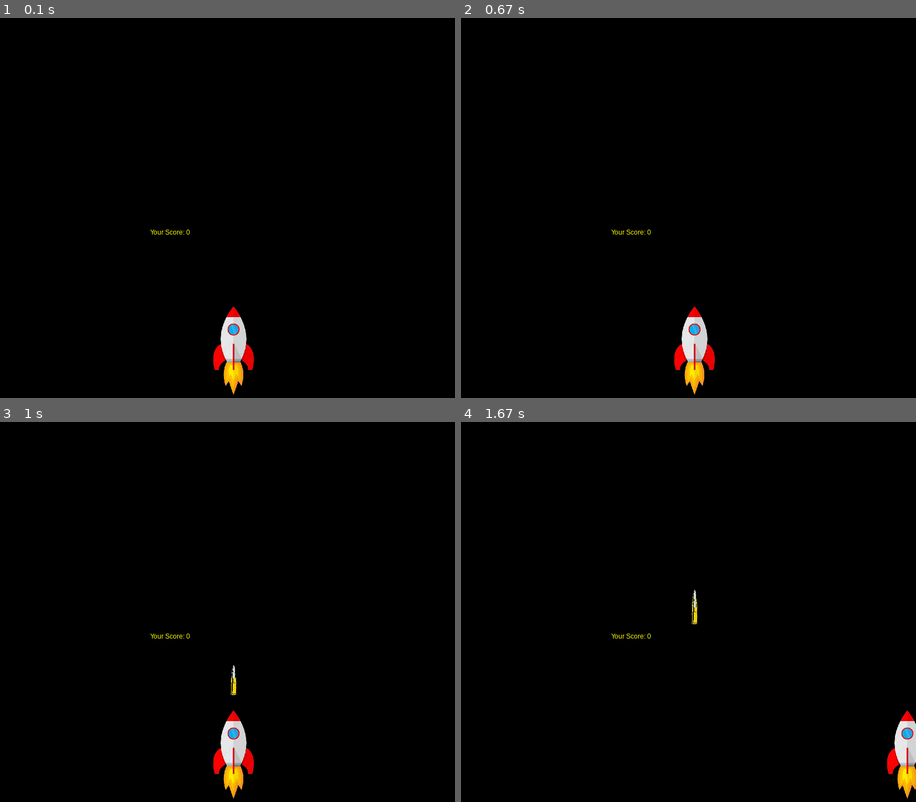
Above: before the commit, frames 1-4 (two rows, left to right).
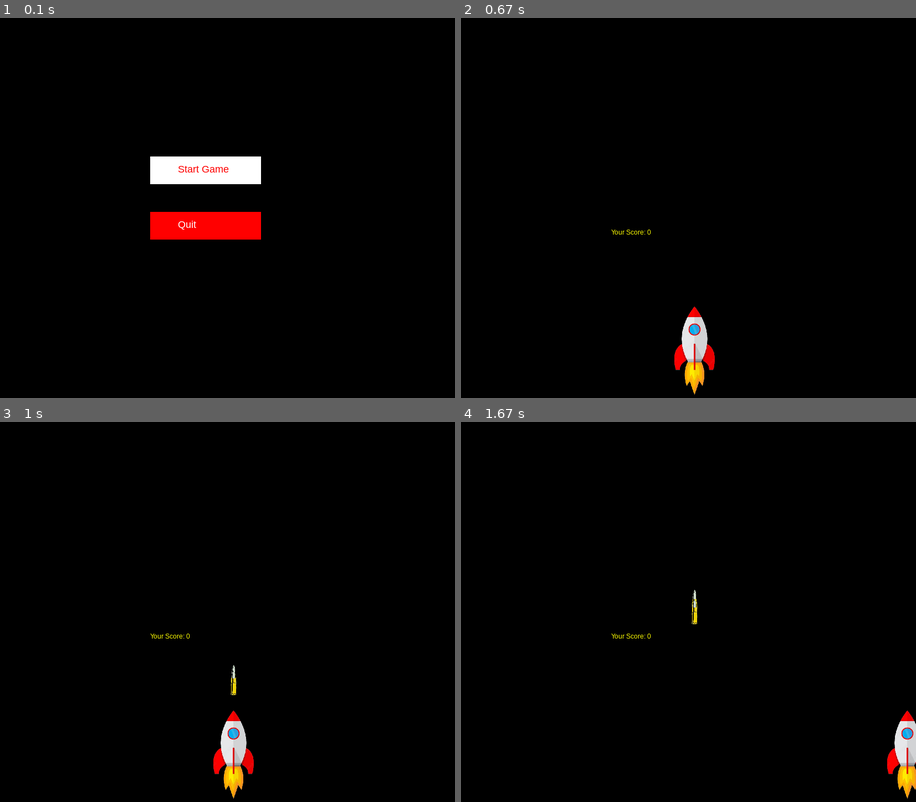
Above: after the commit, the same moments.

Repository: developeracharya/MATH_INVADORS_GAME
Game: pygame game, started from main.py
Same seed, same stepped clock (60 frames per second), same inputs: the game is played once before the commit and once after it.
Inputs (mouse positions are in pixels of both pictures, inside the frame that each line leads up to):
- Up to frame 1 (0.1 s): no input
- Up to frame 2 (0.67 s): click (665, 238) at 0.38 s, where only the run after the commit has a clickable "Start Game"
- Up to frame 3 (1 s): tap Space at 0.67 s
- Up to frame 4 (1.67 s): hold Right 1-1.47 s; tap Space at 1.07, 1.37, 1.57 s; hold Right from 1.5 s (still down)

The runs differ from the first frame. In frame 1, 4.7% of the frame differs, in the area x 33-58%, y 36-100%; in frame 2, nothing differs; in frame 3, nothing differs; in frame 4, nothing differs.

Commit message:
added button component and its functionality

Diff:
--- a/Bullet.py
+++ b/Bullet.py
@@ -29,7 +29,7 @@
             if Invador.alive_invadors:
                colloided_invador = bullet.collision_detector(Invador.alive_invadors)
                if bullet.collision:
-                    cls.BULLETS.remove(bullet)
+                    cls.BULLETS = []
                if colloided_invador:
                     bullet.move_bullet()
                     return colloided_invador
--- /dev/null
+++ b/Button.py
@@ -0,0 +1,31 @@
+import pygame
+from Invador import Invador
+
+class Button(Invador):
+    buttons_list = []
+    def __init__(self, index : any, screen: object, BUTTON_TEXT : str, BUTTON_WIDTH: int, BUTTON_HEIGHT : int, BUTTON_LOCATION : tuple, BUTTON_COLOR : str or tuple, TXT_COLOR : str or tuple):
+        '''Button(screen)'''
+        self.screen = screen
+        self.id = index
+        self.BUTTON_WIDTH = BUTTON_WIDTH
+        self.BUTTON_HEIGHT = BUTTON_HEIGHT
+        self.BUTTON_TEXT = BUTTON_TEXT
+        self.TXT_COLOR = TXT_COLOR
+        self.BUTTON_COLOR = BUTTON_COLOR
+        self.LOCATION_X, self.LOCATION_Y = BUTTON_LOCATION
+        self.create_button()
+        __class__.buttons_list.append(self)
+    #self, txt,color,size= 24, position=(10,10)
+    def create_button(self):
+        pygame.draw.rect(self.screen,  self.BUTTON_COLOR, (self.LOCATION_X, self.LOCATION_Y, self.BUTTON_WIDTH, self.BUTTON_HEIGHT))
+        super().drawText(self.BUTTON_TEXT, self.TXT_COLOR, 18, (self.LOCATION_X + self.BUTTON_WIDTH//4, (self.LOCATION_Y+ self.BUTTON_HEIGHT//4)))
+
+    @classmethod
+    def button_click(cls, CLICK_LOCATION):
+        for button in cls.buttons_list:
+            if button.LOCATION_X <= CLICK_LOCATION[0] <= button.LOCATION_X + button.BUTTON_WIDTH and button.LOCATION_Y <= CLICK_LOCATION[1] <= button.LOCATION_X + button.BUTTON_WIDTH:
+                # print(CLICK_LOCATION)
+                # print(button.id)
+                return button.id
+
+        ...
--- a/main.py
+++ b/main.py
@@ -1,10 +1,15 @@
 import pygame, os
 from Invador import Invador
 from Bullet import Bullet
+from Button import Button
 import random
 #set screen constants
 WINDOW_WIDTH = 900
 WINDOW_HEIGHT = 700
+
+# BUTTON
+BUTTON_WIDTH = 200
+BUTTON_HEIGHT = 50
 
 
 # initializing pygame
@@ -81,6 +86,31 @@
 #QUESTION INVADOR
 question_invador = ""
 
+start_game = False
+while not start_game:
+  for event in pygame.event.get():
+    if event.type == pygame.QUIT:
+      running = False
+      break
+    if event.type == pygame.MOUSEBUTTONDOWN:
+      # print(pygame.mouse.get_pos())
+      print(Button.button_click(pygame.mouse.get_pos()))
+      if Button.button_click(pygame.mouse.get_pos()) == "start-game-btn":
+        running = True
+        start_game = True
+        break
+
+      elif Button.button_click(pygame.mouse.get_pos()) == "end-game-btn":
+        running = False
+        print("game ended")
+        start_game = True
+        break
+  screen.fill((0, 0 ,0))
+  Button("start-game-btn",screen, "Start Game", BUTTON_WIDTH, BUTTON_HEIGHT, (WINDOW_WIDTH//2 - 100, WINDOW_HEIGHT//2 - 100), (255, 255, 255), (255, 0, 0))
+  Button("end-game-btn",screen, "Quit", BUTTON_WIDTH, BUTTON_HEIGHT, (WINDOW_WIDTH//2 - 100, WINDOW_HEIGHT//2), (255, 0, 0),(255,255, 255))
+  pygame.display.flip()
+
+
 # display
 running = True
 mode_chosen = False
--- a/try.py
+++ b/try.py
@@ -1,32 +1,36 @@
 import pygame, os
 from Bullet import Bullet
 from Invador import Invador
+from Button import Button
+
+#set screen constants
+WINDOW_WIDTH = 900
+WINDOW_HEIGHT = 700
+
+# BUTTON
+BUTTON_WIDTH = 200
+BUTTON_HEIGHT = 50
+
 
 pygame.init() # initialize pygame
 clock = pygame.time.Clock()
-screen = pygame.display.set_mode( (800, 600) ) # Create a window
+screen = pygame.display.set_mode( (WINDOW_WIDTH, WINDOW_HEIGHT) ) # Create a window
 pygame.display.set_caption("Hello World") # set the window title
 MAX_FPS = 60
 TIMER_EVENT = pygame.USEREVENT + 1
 
 pygame.time.set_timer(TIMER_EVENT, 3000)
 
-
-#INVADOR
-INVADOR_WIDTH = 100
-INVADOR_HEIGHT = 100
-NUMBER_OF_INVADORS = 5
-
 # test component
 THIS_FOLDER = os.path.dirname(os.path.abspath(__file__))
 IMAGES_FOLDER = os.path.join(THIS_FOLDER, 'images')
-INVADOR_IMAGE = pygame.image.load(os.path.join(IMAGES_FOLDER, "invador_pic.png"))
-INVADOR_IMAGE = pygame.transform.scale(INVADOR_IMAGE, (INVADOR_WIDTH, INVADOR_HEIGHT))
 
 # Game loop
 invador = ""
 running = True
 count = 0
+i=0
+
 while running:
   clock.tick(MAX_FPS)
   delta = clock.get_time() / 1000
@@ -35,23 +39,24 @@
   for event in pygame.event.get():
     if event.type == pygame.QUIT:
       running = False
-    elif event.type == TIMER_EVENT:
-      Invador(screen, INVADOR_IMAGE, delta)
-      count += 1
-      print(count)
-  # Drawing
-  # keys = pygame.key.get_pressed()
-
-  # if keys[pygame.K_LEFT]:
-
-
+    # if event.type == pygame.MOUSEBUTTONDOWN:
+    #   # print(pygame.mouse.get_pos())
+    #   print(Button.button_click(pygame.mouse.get_pos()))
+    #   if Button.button_click(pygame.mouse.get_pos()) == "start-game-btn":
+    #     running = True
+    #   elif Button.button_click(pygame.mouse.get_pos()) == "end-game-btn":
+    #     running = False
+    #     print("game ended")
   # Update the display
-  screen.fill((0, 0 ,0))
-
+  # screen.fill((0, 0 ,0))
+  # Button("start-game-btn",screen, "Start Game", BUTTON_WIDTH, BUTTON_HEIGHT, (WINDOW_WIDTH//2, WINDOW_HEIGHT//2), (255, 255, 255))
+  # Button("end-game-btn",screen, "Quit", BUTTON_WIDTH, BUTTON_HEIGHT, (WINDOW_WIDTH//2 + 200, WINDOW_HEIGHT//2+200), (255, 0, 0))
+  # print(button.props)
+  # print("running", i)
   # if Bullet.bullets:
   #   ...
-  if Invador.invadors_list:
-    Invador.move_invadors()
+  # if Invador.invadors_list:
+  #   Invador.move_invadors()
   pygame.display.flip()
 
 pygame.quit()  # teardown
